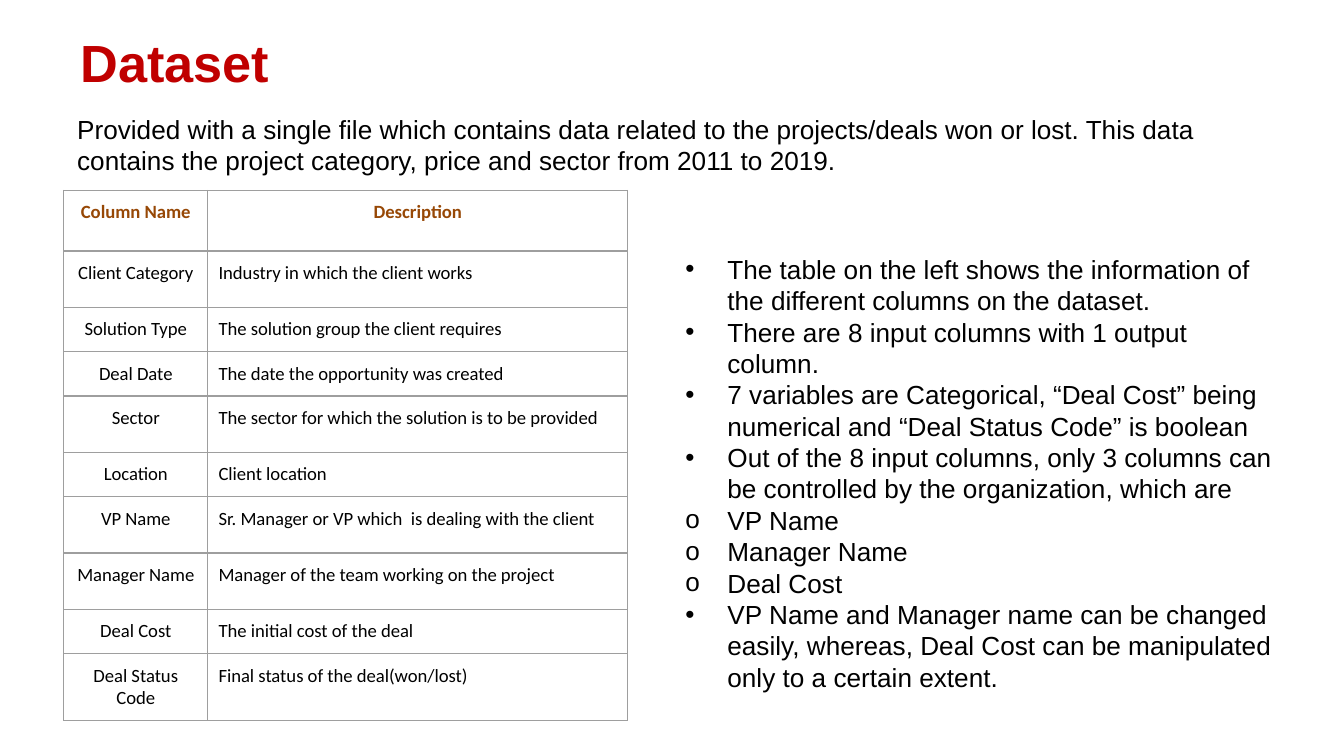
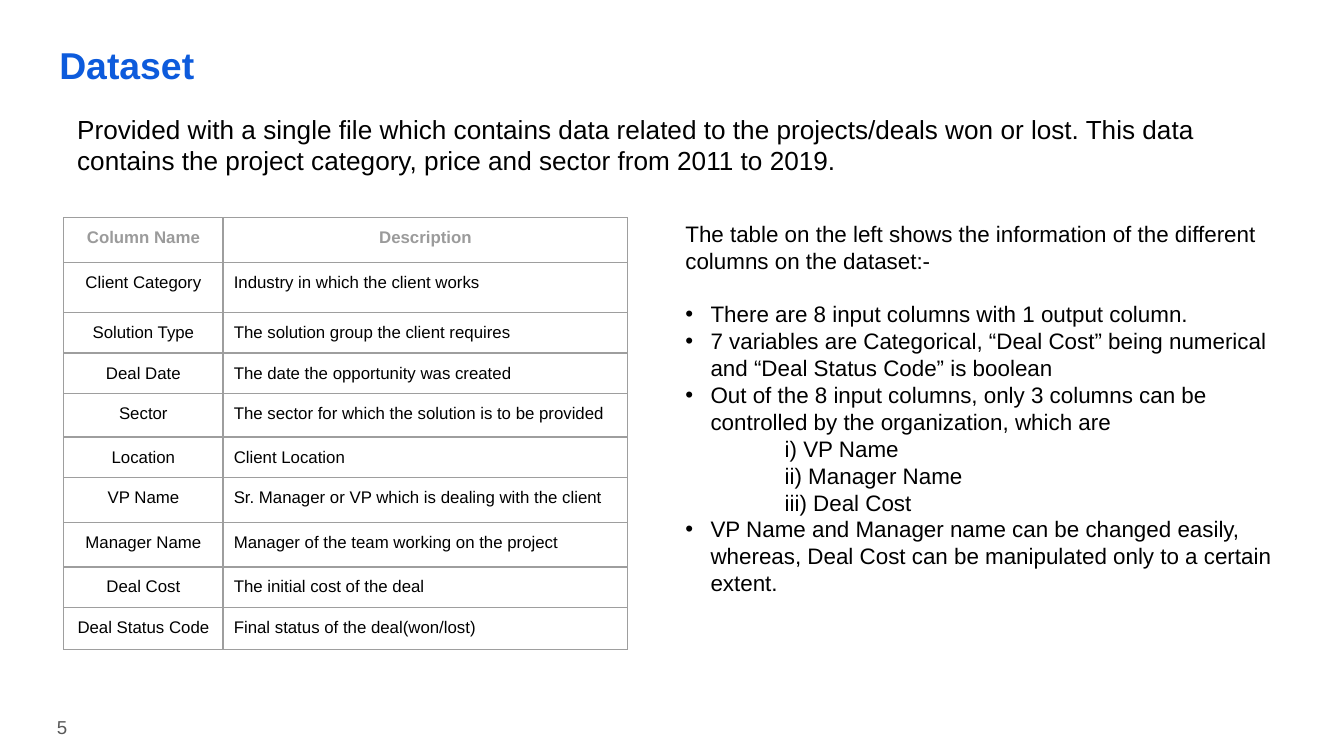
Before and after one commit to imkushwaha/Win_Prediction_Analytics, a slide deck: slide 5 of Presentation_Report.pptx. Drawn at 1344x756 pixels with LibreOffice and Linux fonts; fonts in the diff are those of the drawing; background and template pictures are left out. Boxes give left, top, right and bottom in pixels: in the first picture for what was removed or moved away, otherwise in the second. Text is boxed around its words. In the diff, an @@ line names an element or a change of style, - is before the commit and + after.

```diff
--- a/Presentation_Report.pptx
+++ b/Presentation_Report.pptx
@@ title "Dataset": place and size @@
-title "Dataset" at box(81, 46, 270, 83)
+title "Dataset" at box(59, 53, 194, 80)
@@ title "Dataset" at box(59, 53, 194, 80): size 28 to 20 pt, text colour #C00000 to #0D5BDC @@
@@ text "The table on the left ...": place and size @@
-text "The table on the left ..." at box(727, 260, 1271, 693)
+text "The table on the left ..." at box(685, 225, 1271, 592)
@@ table at box(63, 218, 628, 656) @@
-row 6, column 2: Client location
+row 6, column 2: Client Location
@@ size 10 to 9 pt, font Calibri to Arial @@
@@ text colour #974806 to #9B9B9B in "Column Name", "Description" @@
@@ table: place and size @@
-table at box(63, 191, 628, 720)
+table at box(63, 218, 628, 656)
@@ text at box(685, 225, 1255, 270): text changed; size 14 to 12 pt @@
-• The table on the left shows the information of the different columns on the dataset.
+The table on the left shows the information of the different columns on the dataset:-
@@ text at box(711, 305, 1271, 592): size 14 to 12 pt in "There are 8 input columns with 1 ...", "7 variables are Categorical, “Deal Cost” being ...", "Out of the 8 input columns, only ...", "VP Name and Manager name can be ..."; indent changed @@
@@ text at box(785, 440, 963, 516): text changed; size 14 to 12 pt @@
-              o VP Name
-            o Manager Name
-            o Deal Cost
+                i) VP Name
+            ii) Manager Name
+            iii) Deal Cost
@@ page number added at box(57, 721, 67, 734), 10 pt, text #595959 @@
+5
```
Also in this commit, not shown: 12 other slides changed, 3 slides added, 3 slides removed, 1 other file.
